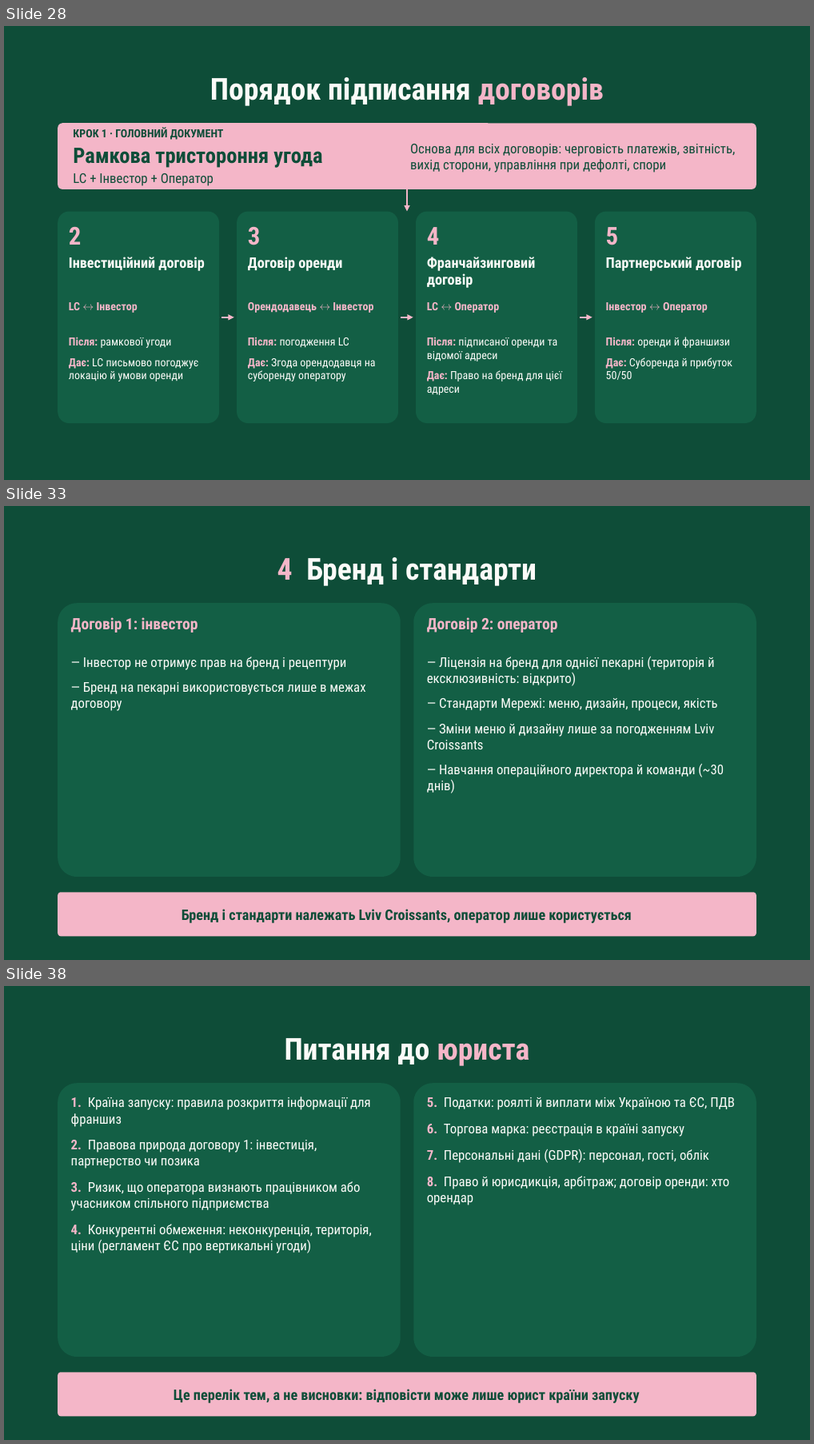
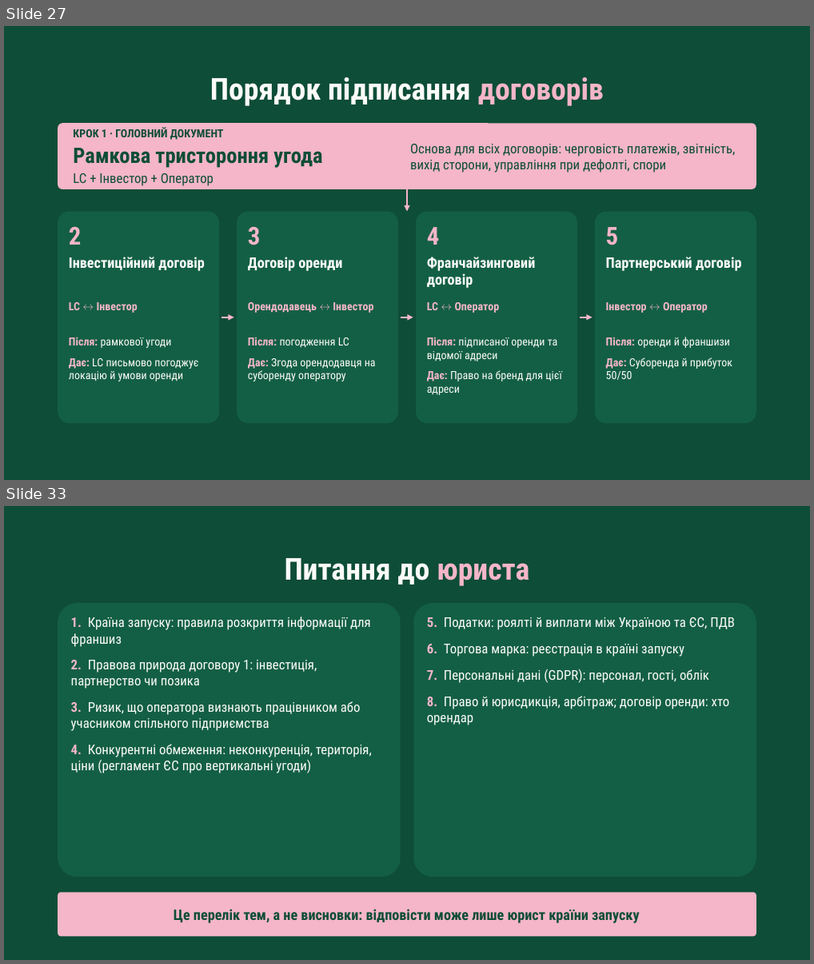
Before and after one commit to denfidiriv-cmyk/xcrypto, a slide deck: presentation_with_contract.pptx. Shown one above the other, each under a label of ours: slides 28, 33 and 38 before the commit, slides 27 and 33 after it; the slides between them are not shown. The pictures are 814x1444 and 814x964 pixels, drawn with LibreOffice and Linux fonts; fonts in the diff are those of the drawing. Boxes give left, top, right and bottom in pixels: in the first picture for what was removed or moved away, otherwise in the second. Text is boxed around its words. In the diff, an @@ line names an element or a change of style, - is before the commit and + after.

```diff
--- a/presentation_with_contract.pptx
+++ b/presentation_with_contract.pptx
@@ slide 33 removed at <box>4,506,810,960</box>, background #0E4D38 @@
@@ text removed at <box>278,557,537,586</box> @@
-4 Бренд і стандарти
@@ rounded rectangle removed at <box>58,603,400,876</box> @@
@@ text removed at <box>71,617,198,632</box> @@
-Договір 1: інвестор
@@ rounded rectangle removed at <box>414,603,756,876</box> @@
@@ text removed at <box>427,617,558,632</box> @@
-Договір 2: оператор
@@ text removed at <box>71,656,366,711</box> @@
-— Інвестор не отримує прав на бренд і рецептури
-— Бренд на пекарні використовується лише в межах договору
@@ text removed at <box>427,656,724,793</box> @@
-— Ліцензія на бренд для однієї пекарні (територія й ексклюзивність: відкрито)
-— Стандарти Мережі: меню, дизайн, процеси, якість
-— Зміни меню й дизайну лише за погодженням Lviv Croissants
-— Навчання операційного директора й команди (~30 днів)
@@ rounded rectangle removed at <box>58,892,756,936</box> @@
@@ text removed at <box>182,908,631,923</box> @@
-Бренд і стандарти належать Lviv Croissants, оператор лише користується
@@ what was slide 28 is now slide 27 @@
@@ what was slide 38 is now slide 33 @@
```
Also in this commit, not shown: 5 slides added, 9 other slides removed.
